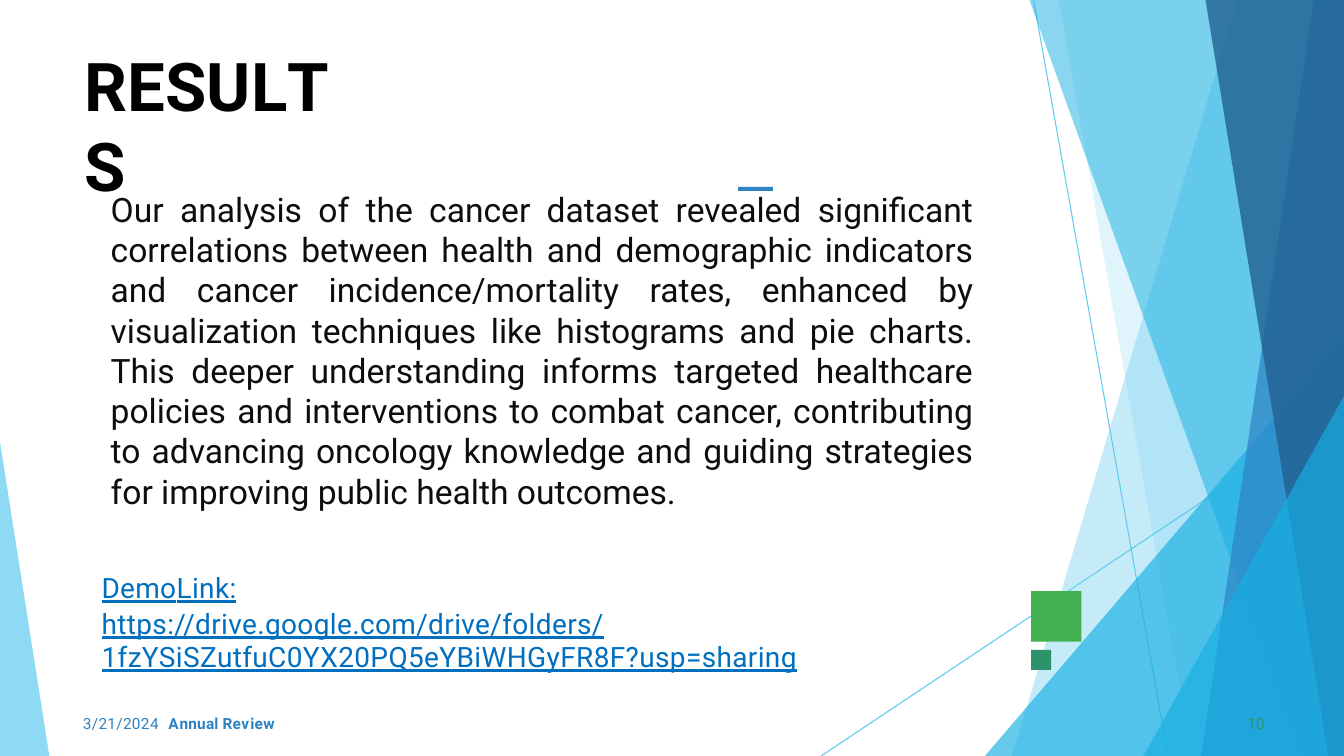
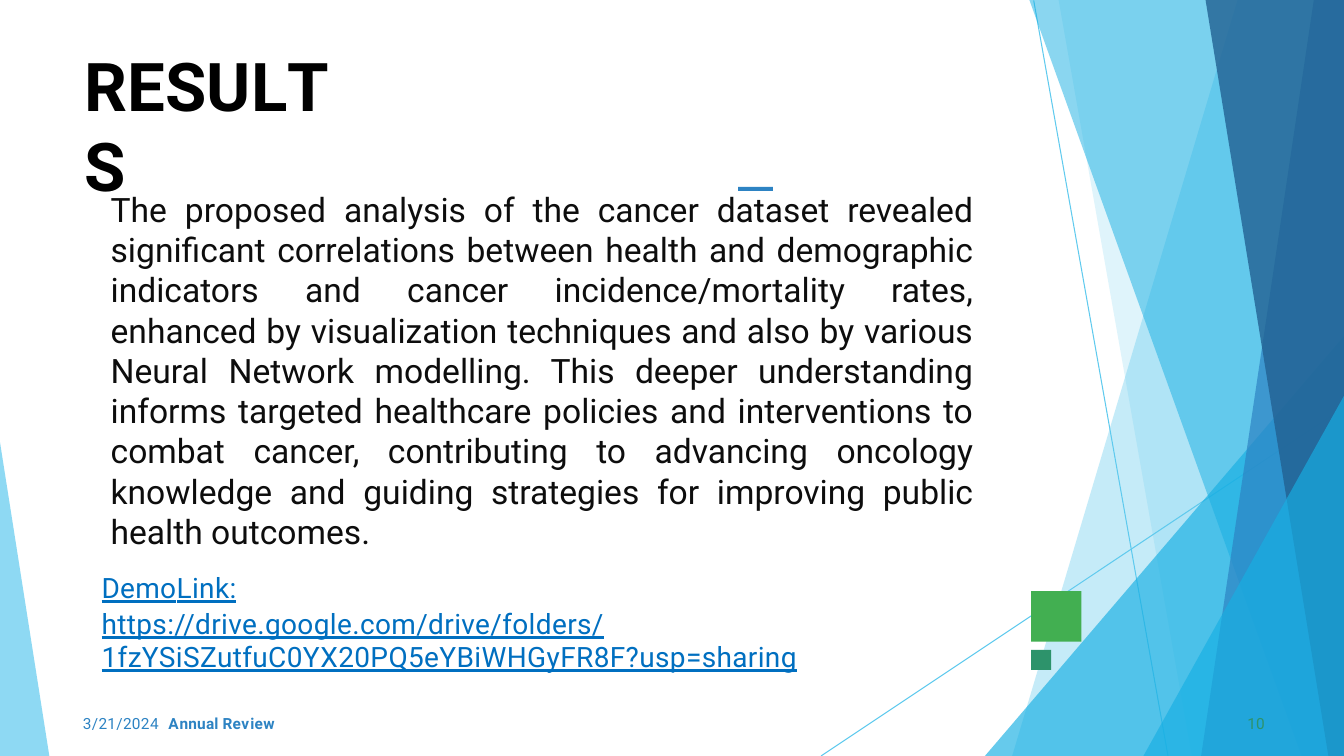
Before and after one commit to Harshini-priyaa/TNSDC-Generative_AI, a slide deck: slide 10 of Template_Presentation_Students (Harshinipriyaa).pptx. Drawn at 1344x756 pixels with LibreOffice and Linux fonts; fonts in the diff are those of the drawing; background and template pictures are left out. Boxes give left, top, right and bottom in pixels: in the first picture for what was removed or moved away, otherwise in the second. Text is boxed around its words. In the diff, an @@ line names an element or a change of style, - is before the commit and + after.

```diff
--- a/Template_Presentation_Students (Harshinipriyaa).pptx
+++ b/Template_Presentation_Students (Harshinipriyaa).pptx
@@ text at box(111, 196, 973, 511): text changed @@
-Our analysis of the cancer dataset revealed significant correlations between health and demographic indicators and cancer incidence/mortality rates, enhanced by visualization techniques like histograms and pie charts. This deeper understanding informs targeted healthcare policies and interventions to combat cancer, contributing to advancing oncology knowledge and guiding strategies for improving public health outcomes.
+The proposed analysis of the cancer dataset revealed significant correlations between health and demographic indicators and cancer incidence/mortality rates, enhanced by visualization techniques and also by various Neural Network modelling. This deeper understanding informs targeted healthcare policies and interventions to combat cancer, contributing to advancing oncology knowledge and guiding strategies for improving public health outcomes.
```
Also in this commit, not shown: 5 other slides changed.
